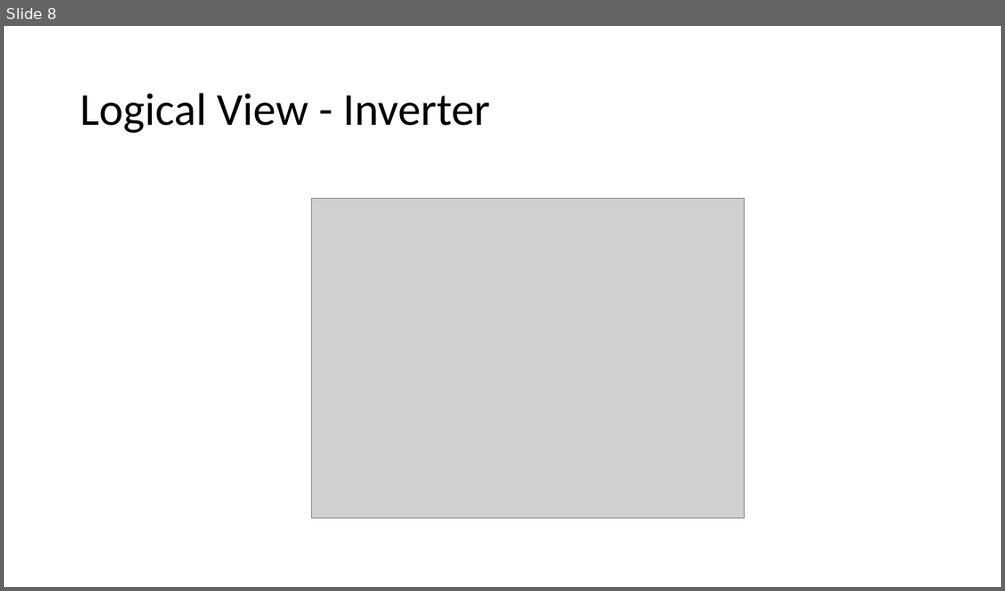
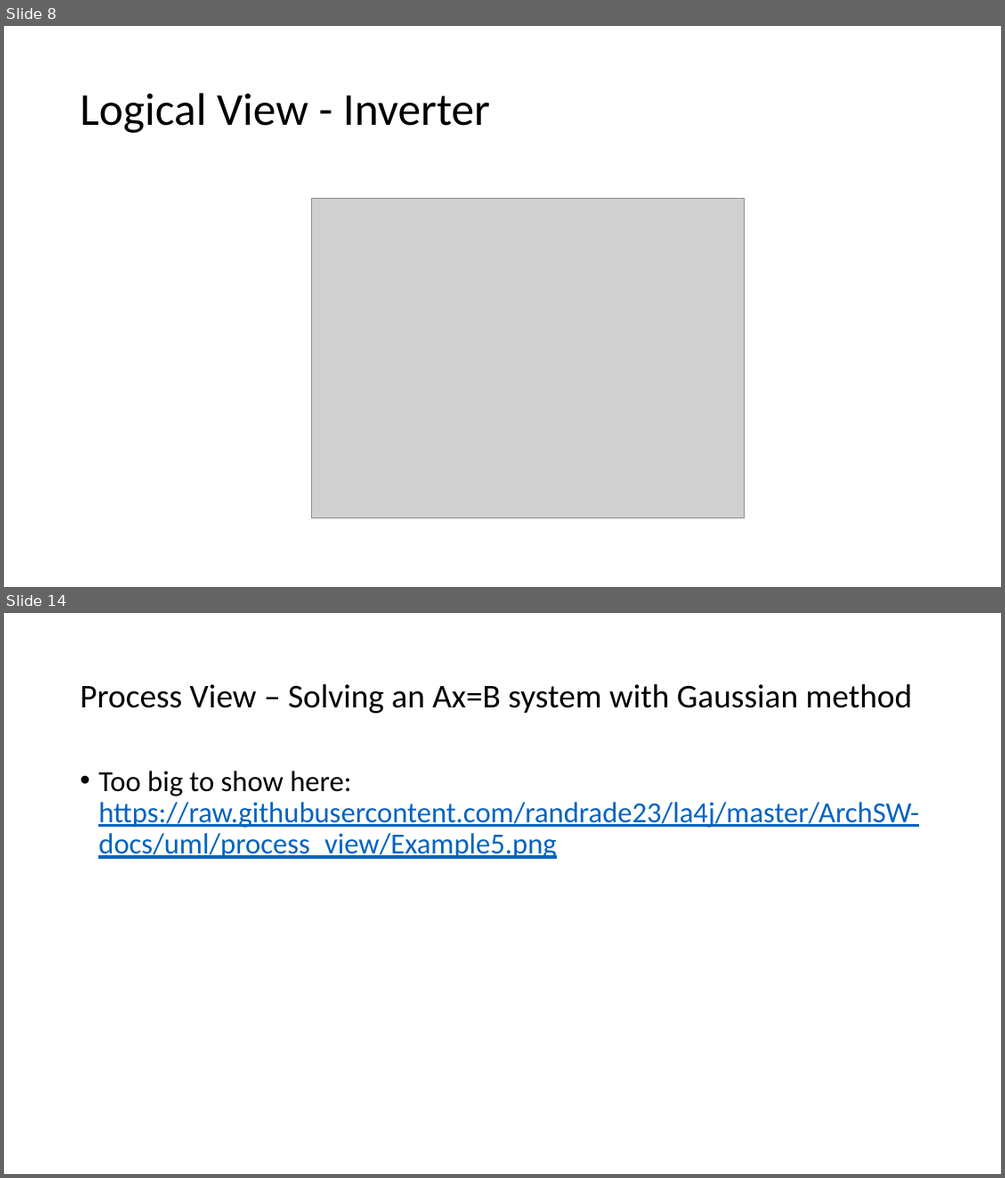
Before and after one commit to vkostyukov/la4j, a slide deck: ArchSW-docs/La4j.pptx. Shown one above the other, each under a label of ours: slide 8 before the commit, slides 8 and 14 after it; the slides between them are not shown. The pictures are 1005x591 and 1005x1178 pixels, drawn with LibreOffice and Linux fonts; fonts in the diff are those of the drawing; grey boxes stand for pictures. Boxes give left, top, right and bottom in pixels: in the first picture for what was removed or moved away, otherwise in the second. Text is boxed around its words. In the diff, an @@ line names an element or a change of style, - is before the commit and + after.

```diff
--- a/ArchSW-docs/La4j.pptx
+++ b/ArchSW-docs/La4j.pptx
@@ slide 14 added at [4,613,1001,1174], background #FFFFFF @@
@@ title added at [80,684,913,714], 32 pt, text #000000 @@
+Process View – Solving an Ax=B system with Gaussian method
@@ text added at [98,771,919,859], 28 pt, text #0563C1, underline @@
+• Too big to show here: https://raw.githubusercontent.com/randrade23/la4j/master/ArchSW-docs/uml/process_view/Example5.png
```
Also in this commit, not shown: 10 other slides added.
